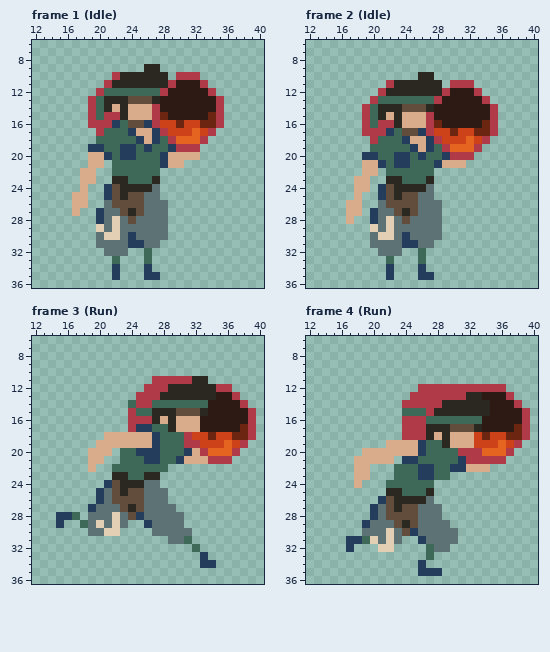
A pixel-art file gets an edit: LeafLegends/Assets/Sprites/Players/BucketLad.aseprite. This is how it looked before the edit.
48x48 pixels, 23 frames. Shown: frame 1 (Idle): x 12..40, y 6..36; frame 2 (Idle): x 12..40, y 6..36; frame 3 (Run): x 12..40, y 6..36; frame 4 (Run): x 12..40, y 6..36. The commit also changed other frames, which this record leaves out.
Now the later version:
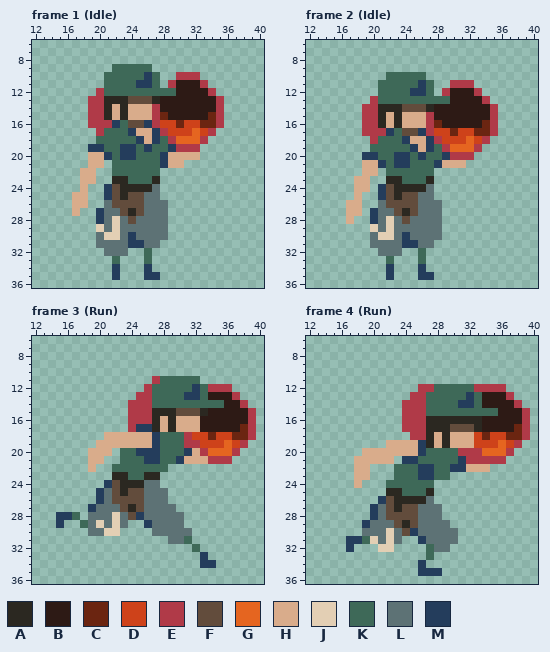
Palette (. is transparent): A #2b2821  B #2d1a15  C #6b2511  D #ce421a  E #b03a48  F #624c3c  G #e56520  H #d9ac8b  J #e3cfb4  K #3e6958  L #5d7275  M #243d5c
Diff:
Frame 1 (Idle), layer "Head":
y 9: x 22..27 ....AA -> KKKKK.
y 10: x 21..28 .EAAAAAA -> KKKKKMK.
y 11: x 21..28 EAAAAAAA -> KKKKMMK.
y 12: x 28..29 EB -> KK
y 13..14: x 20 K -> E
y 15: x 20..22 KEE -> EAH
Frame 2 (Idle), layer "Head":
y 10: x 22..27 ....AA -> KKKKK.
y 11: x 21..28 .EAAAAAA -> KKKKKMK.
y 12: x 21..28 EAAAAAAA -> KKKKMMK.
y 13: x 28..29 EB -> KK
y 14..15: x 20 K -> E
y 16: x 20..22 KEE -> EAH
Frame 3 (Run), layer "Head":
y 11: x 28..33 EEEEAA -> KKKKK.
y 12: x 27..34 EEAAAAAA -> KKKKKMKE
y 13: x 27..34 EAAAAAAA -> KKKKMMKB
y 14: x 24 K -> E; x 34..35 BB -> KK
y 15: x 25..26 KK -> EE
y 17: x 27..28 KK -> AH
Frame 4 (Run), layers "Head", "Bucket":
y 12: x 28..32 EEEEE -> KKKKK
y 13: x 27..33 EEEEEAA -> KKKKKMK
y 14: x 27..34 EEAAAAAA -> KKKKMMKB
y 15: x 24..35 KKKEAAAAAAAB -> EEEKKKKKKKKK
y 16: x 27..33 KKKKKKK -> AAAAAAA
y 18: x 24 E -> .
y 19: x 27..28 KK -> AH
Changed places in both pictures, as pixel boxes (x1, y1, x2, y2):
changed: (96, 64, 176, 120)
changed: (370, 72, 450, 128)
changed: (128, 376, 224, 432)
changed: (402, 384, 498, 448)
